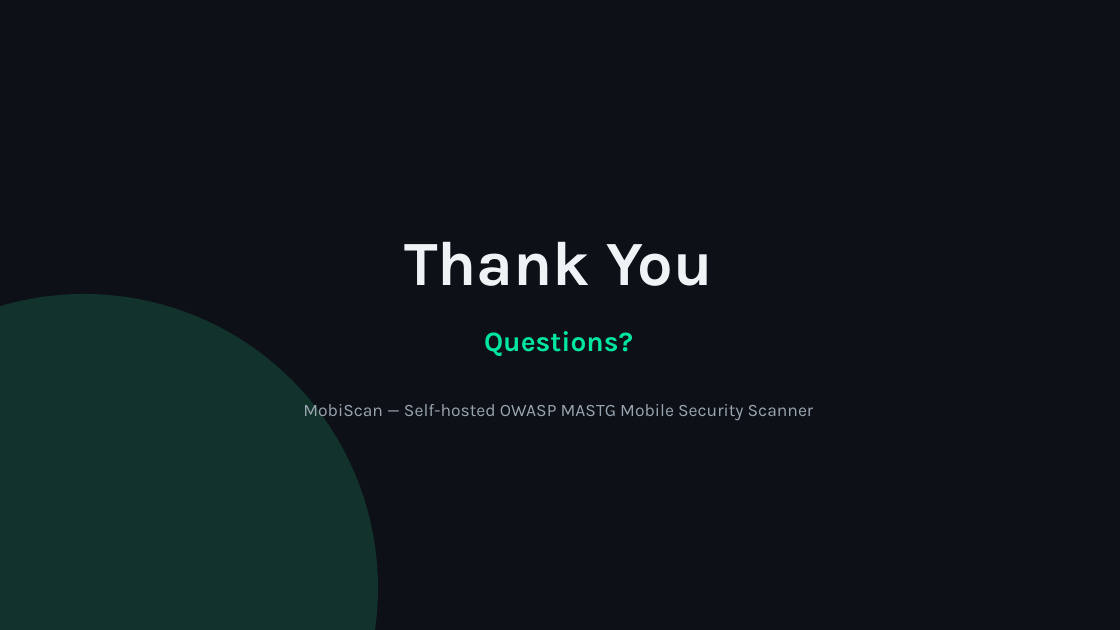
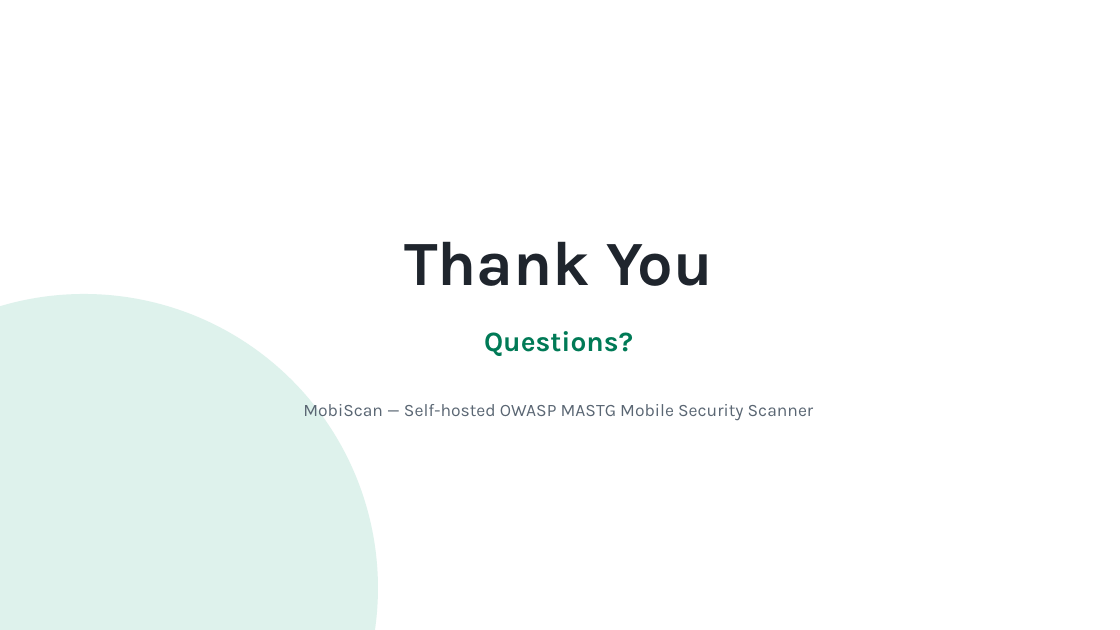
Before and after one commit to sudhanshupatel-dev/Import, a slide deck: slide 14 of MobiScan_Presentation_15min.pptx. Drawn at 1120x630 pixels with LibreOffice and Linux fonts; fonts in the diff are those of the drawing. Boxes give left, top, right and bottom in pixels: in the first picture for what was removed or moved away, otherwise in the second. Text is boxed around its words. In the diff, an @@ line names an element or a change of style, - is before the commit and + after.

```diff
--- a/MobiScan_Presentation_15min.pptx
+++ b/MobiScan_Presentation_15min.pptx
@@ rectangle removed at <box>0,0,1120,630</box> @@
@@ text "Thank You" at <box>404,241,713,286</box>: text colour #F0F3F6 to #1F252D @@
@@ ellipse at <box>0,294,378,630</box>: fill #12332C to #DEF2EC @@
@@ text "Questions?" at <box>484,331,633,356</box>: text colour #00E5A0 to #007A56 @@
@@ text "MobiScan — Self-hosted OWASP MASTG ..." at <box>303,404,814,421</box>: text colour #9AA5B1 to #5A6673 @@
```
Also in this commit, not shown: 13 other slides changed.
